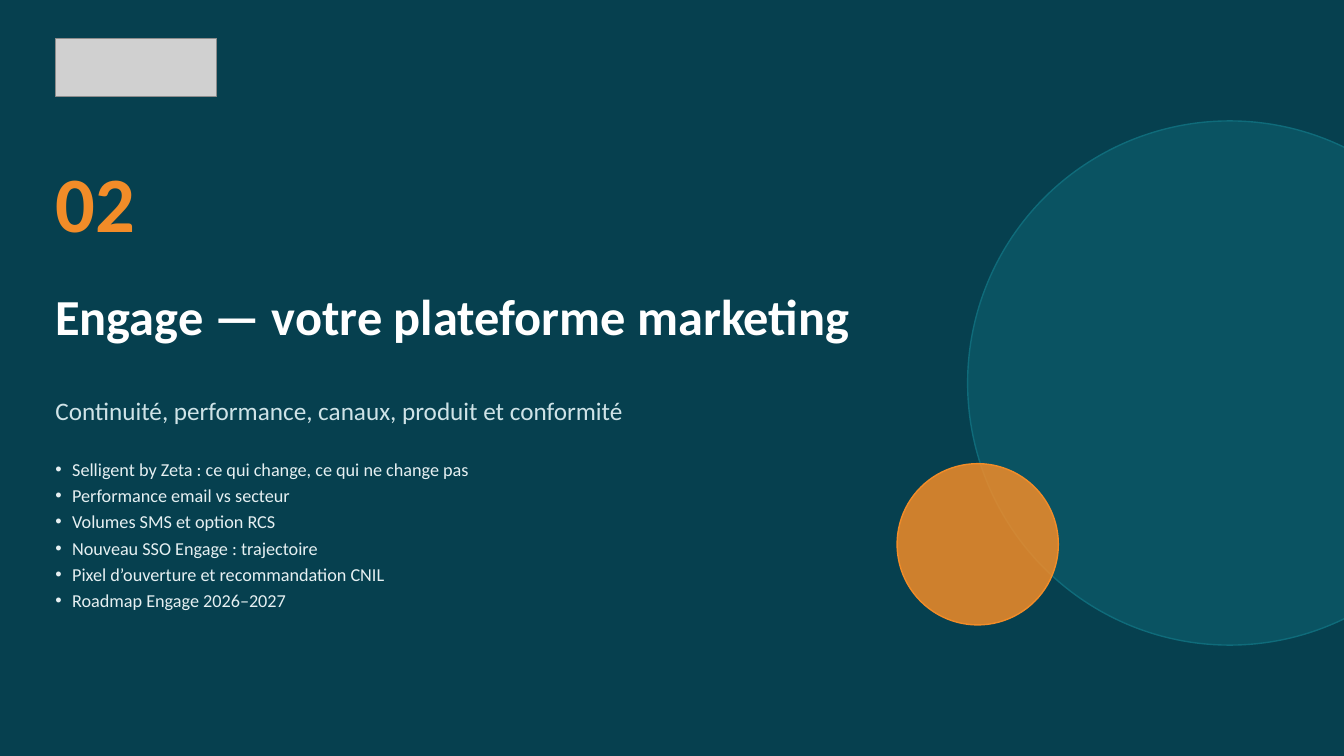
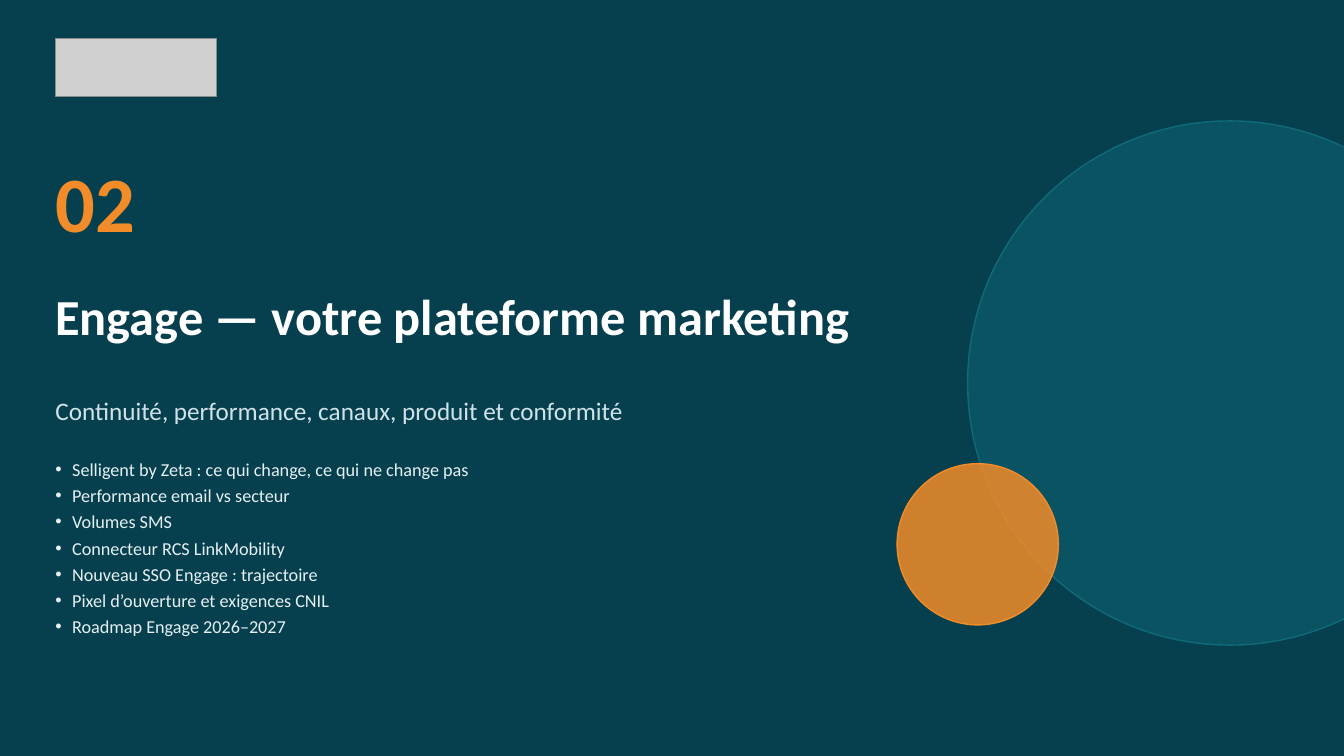
Before and after one commit to UPASCO/IqraQuest, a slide deck: slide 11 of presentations/COPIL_Viasante_2026-09-14/COPIL_Selligent_Mutuelle_Viasante_14092026_v5.pptx. Drawn at 1344x756 pixels with LibreOffice and Linux fonts; fonts in the diff are those of the drawing; grey boxes stand for pictures. Boxes give left, top, right and bottom in pixels: in the first picture for what was removed or moved away, otherwise in the second. Text is boxed around its words. In the diff, an @@ line names an element or a change of style, - is before the commit and + after.

```diff
--- a/presentations/COPIL_Viasante_2026-09-14/COPIL_Selligent_Mutuelle_Viasante_14092026_v5.pptx
+++ b/presentations/COPIL_Viasante_2026-09-14/COPIL_Selligent_Mutuelle_Viasante_14092026_v5.pptx
@@ text at box(72, 515, 285, 558): text changed @@
-• Volumes SMS et option RCS
+• Volumes SMS
+• Connecteur RCS LinkMobility
@@ text at box(72, 594, 329, 610): text changed @@
-• Pixel d’ouverture et recommandation CNIL
+• Pixel d’ouverture et exigences CNIL
```
Also in this commit, not shown: 8 other slides changed, 1 slide added, 3 other files.
